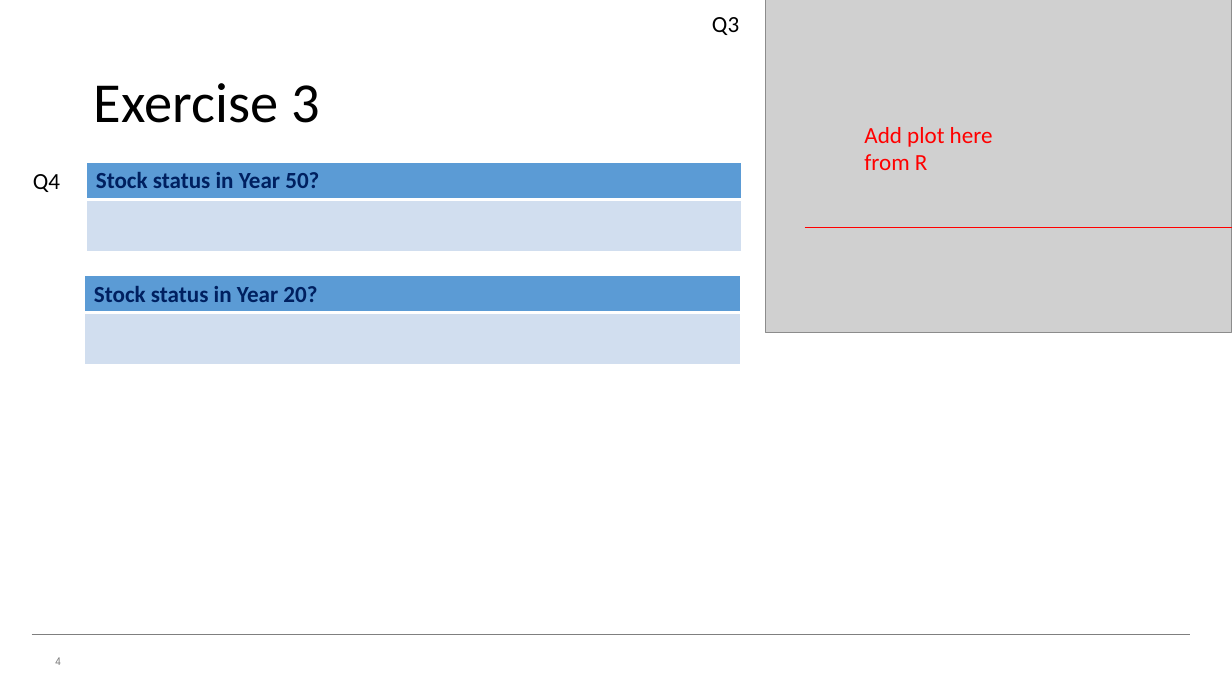
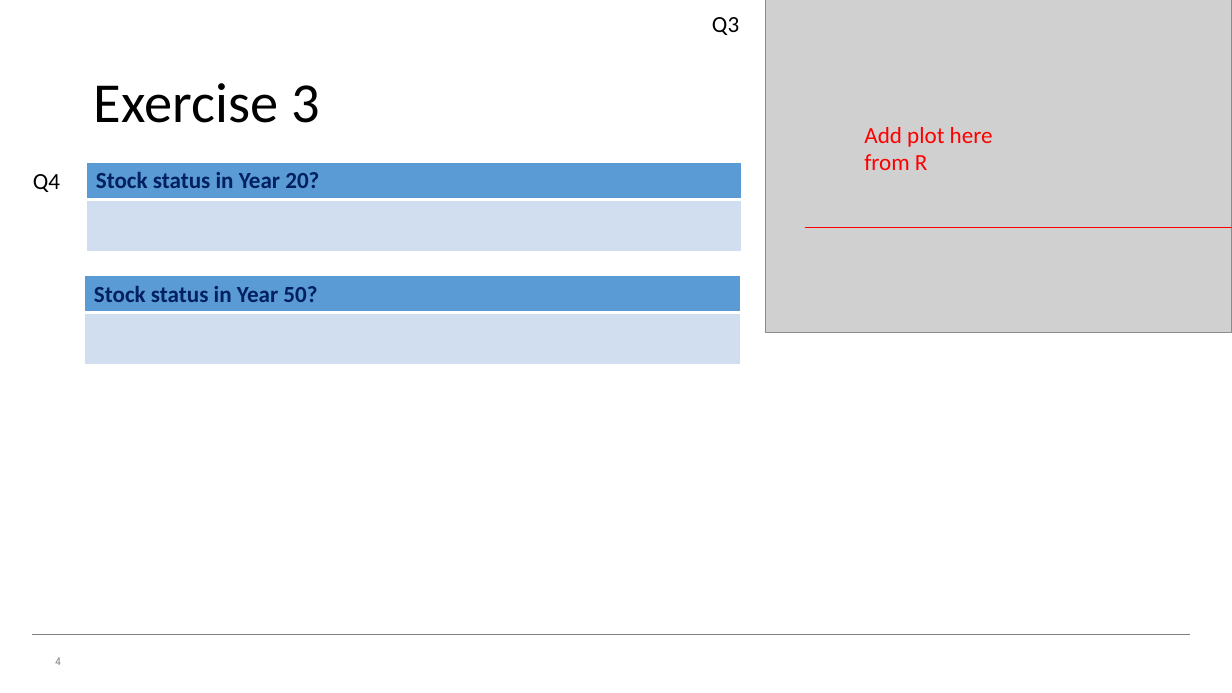
Before and after one commit to z5a1n/draftLRP, a slide deck: slide 4 of Exercise 3/BO Group Ex3.pptx. Drawn at 1232x693 pixels with LibreOffice and Linux fonts; fonts in the diff are those of the drawing; grey boxes stand for pictures; background and template pictures are left out. Boxes give left, top, right and bottom in pixels: in the first picture for what was removed or moved away, otherwise in the second. Text is boxed around its words. In the diff, an @@ line names an element or a change of style, - is before the commit and + after.

```diff
--- a/Exercise 3/BO Group Ex3.pptx
+++ b/Exercise 3/BO Group Ex3.pptx
@@ table at [87, 163, 742, 251] @@
-row 1, column 1: Stock status in Year 50?
+row 1, column 1: Stock status in Year 20?
@@ table at [85, 275, 740, 364] @@
-row 1, column 1: Stock status in Year 20?
+row 1, column 1: Stock status in Year 50?
```
Also in this commit, not shown: 2 other slides changed, 16 other files.
